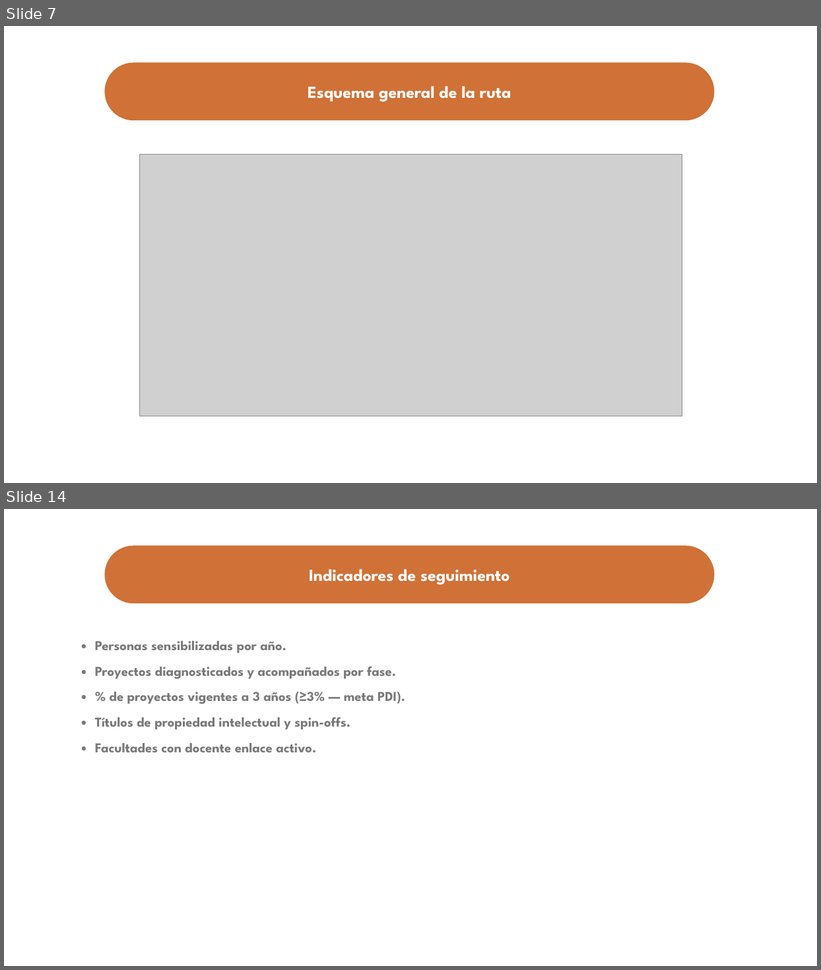
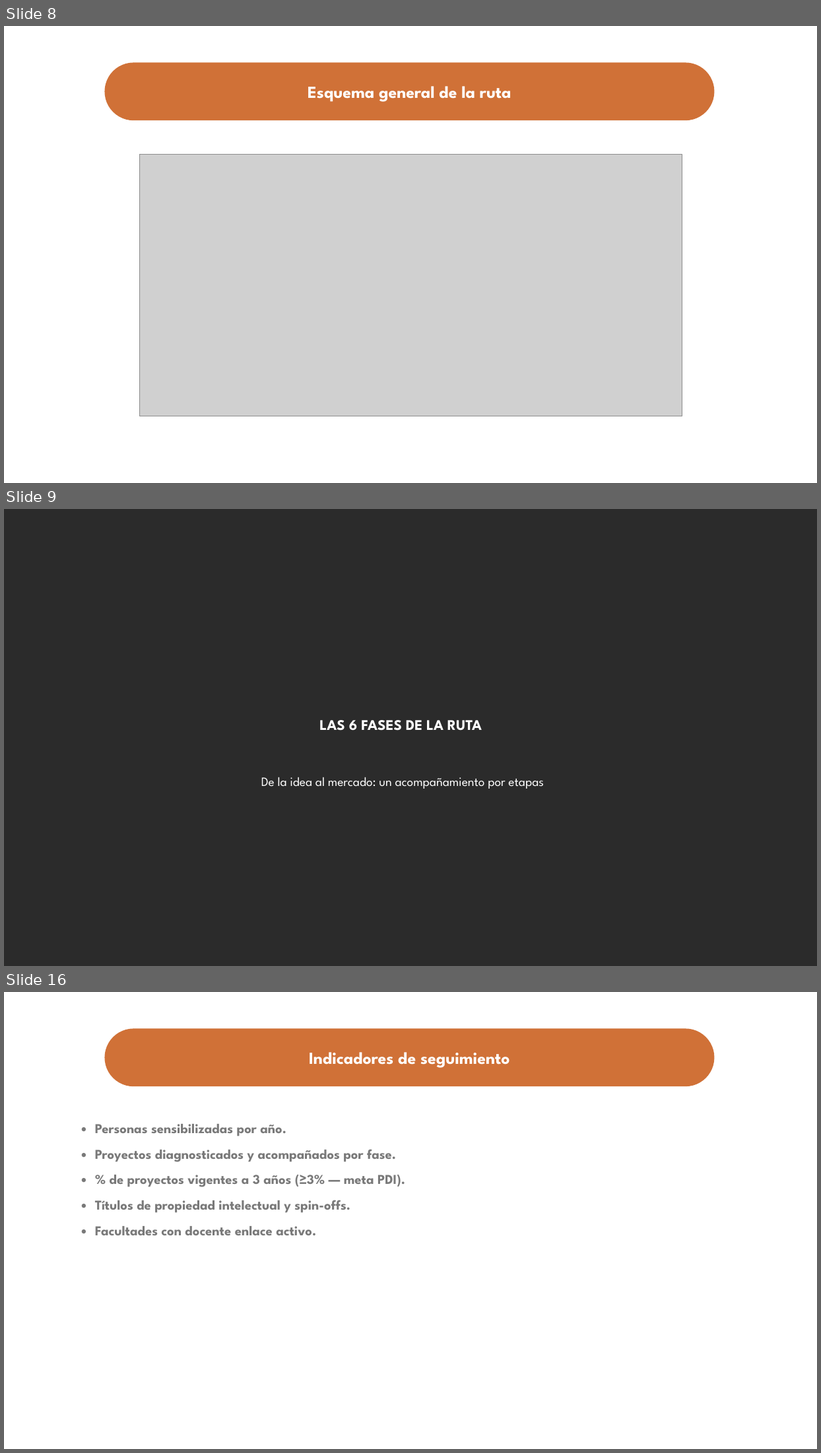
Before and after one commit to ronaldojavier100-oss/case, a slide deck: Ruta-Emprendimiento-CIE.pptx. Shown one above the other, each under a label of ours: slides 7 and 14 before the commit, slides 8, 9 and 16 after it; the slides between them are not shown. The pictures are 821x970 and 821x1453 pixels, drawn with LibreOffice and Linux fonts; fonts in the diff are those of the drawing; grey boxes stand for pictures; background and template pictures are left out; a plain dark background stands for a picture behind light text. Boxes give left, top, right and bottom in pixels: in the first picture for what was removed or moved away, otherwise in the second. Text is boxed around its words. In the diff, an @@ line names an element or a change of style, - is before the commit and + after.

```diff
--- a/Ruta-Emprendimiento-CIE.pptx
+++ b/Ruta-Emprendimiento-CIE.pptx
@@ slide 9 added at <box>4,509,817,966</box>, background picture (left out) @@
@@ text added at <box>319,720,482,731</box>, 60 pt, text #FFFFFF, bold @@
+LAS 6 FASES DE LA RUTA
@@ text added at <box>261,777,544,789</box>, 30 pt, text #FFFFFF @@
+De la idea al mercado: un acompañamiento por etapas
@@ what was slide 7 is now slide 8 @@
@@ what was slide 14 is now slide 16 @@
```
Also in this commit, not shown: 6 slides changed, 2 other slides added.
